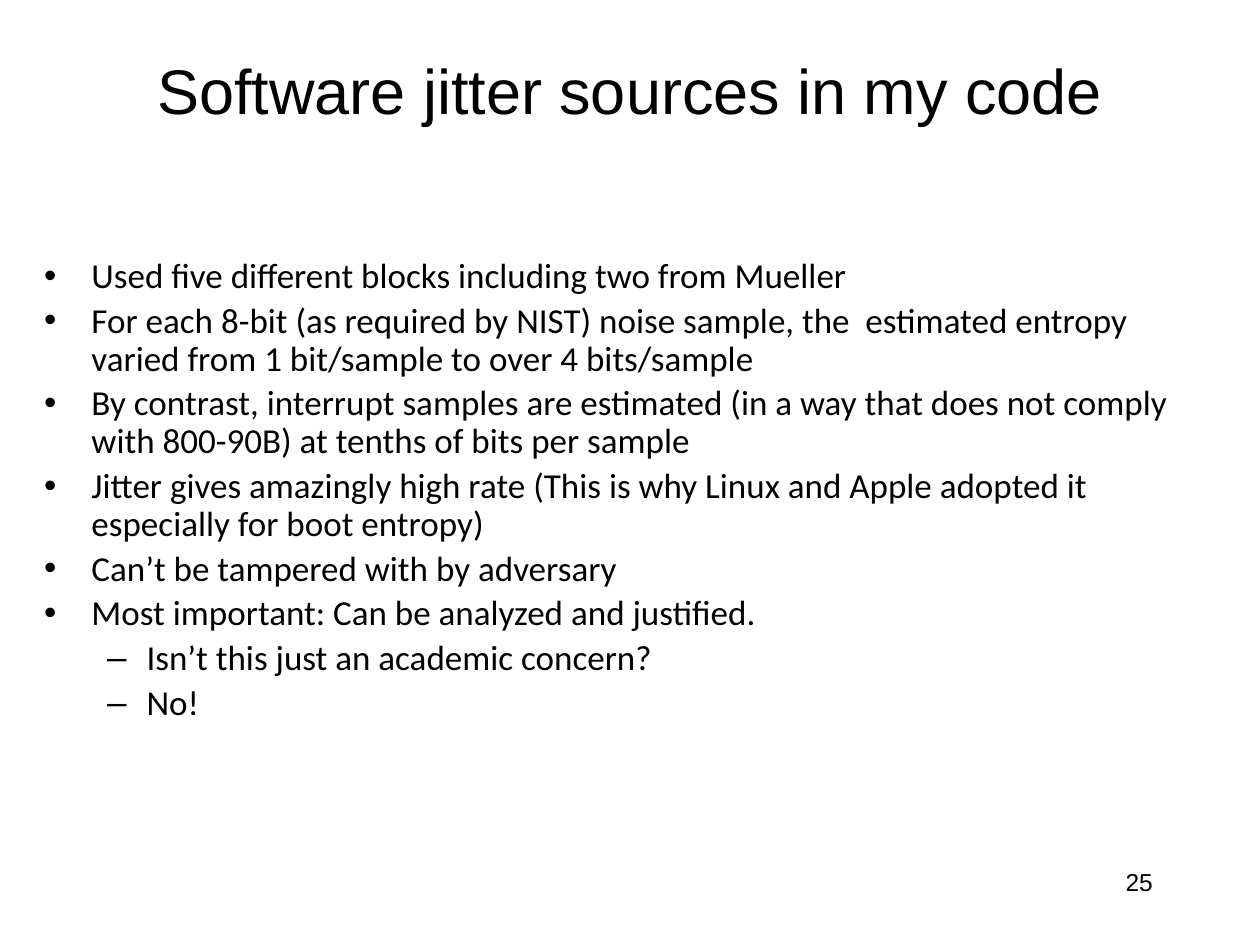
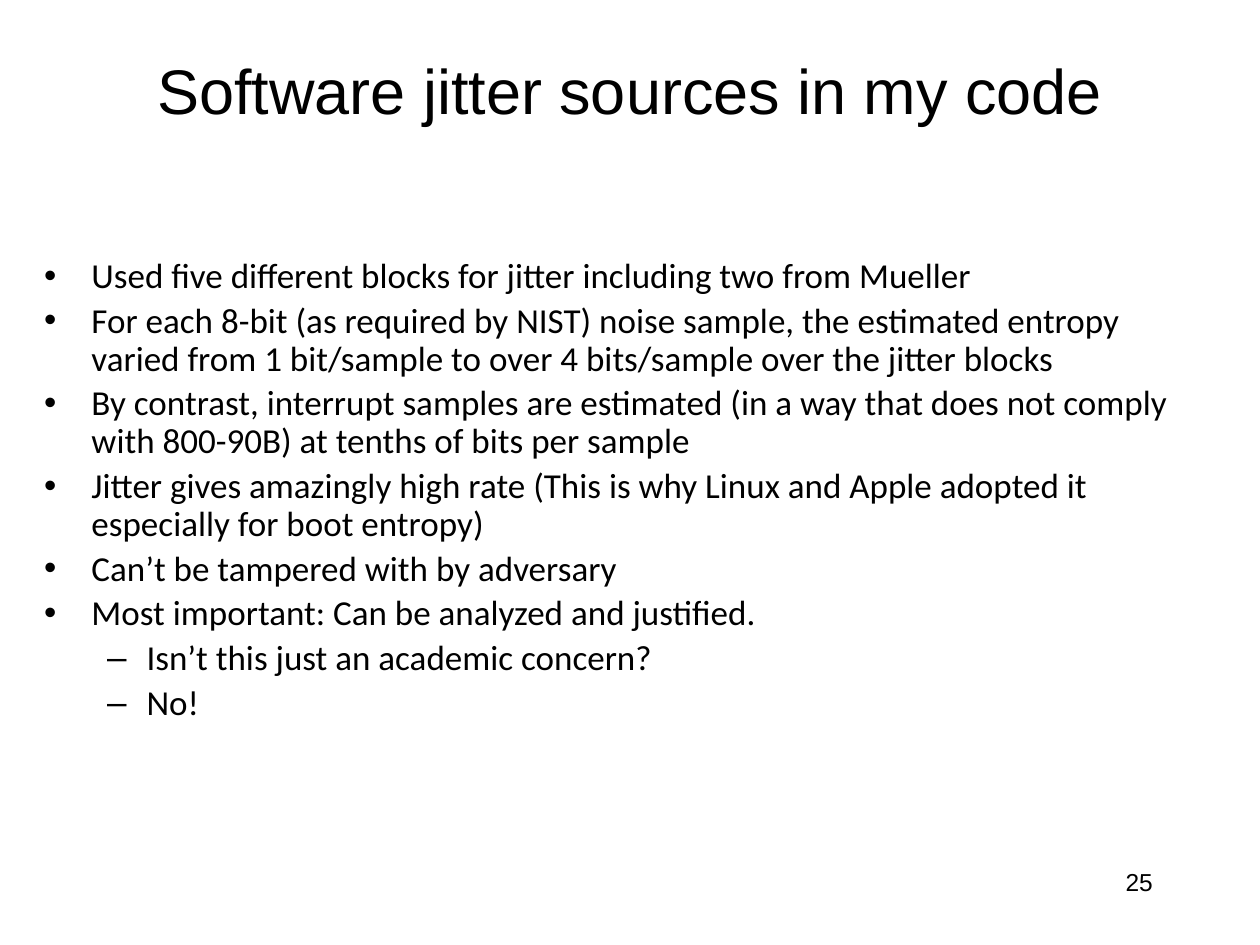
Before and after one commit to jlmucb/class_notes, a slide deck: slide 25 of BerkeleyClass/CS290Spring2013/Lectures/entropy_talk.pptx. Drawn at 1260x945 pixels with LibreOffice and Linux fonts; fonts in the diff are those of the drawing. Boxes give left, top, right and bottom in pixels: in the first picture for what was removed or moved away, otherwise in the second. Text is boxed around its words. In the diff, an @@ line names an element or a change of style, - is before the commit and + after.

```diff
--- a/BerkeleyClass/CS290Spring2013/Lectures/entropy_talk.pptx
+++ b/BerkeleyClass/CS290Spring2013/Lectures/entropy_talk.pptx
@@ text at <box>91,263,1119,377</box>: text changed @@
-• Used five different blocks including two from Mueller
-• For each 8-bit (as required by NIST) noise sample, the estimated entropy varied from 1 bit/sample to over 4 bits/sample
+• Used five different blocks for jitter including two from Mueller
+• For each 8-bit (as required by NIST) noise sample, the estimated entropy varied from 1 bit/sample to over 4 bits/sample over the jitter blocks
```
Also in this commit, not shown: 18 other slides changed.
